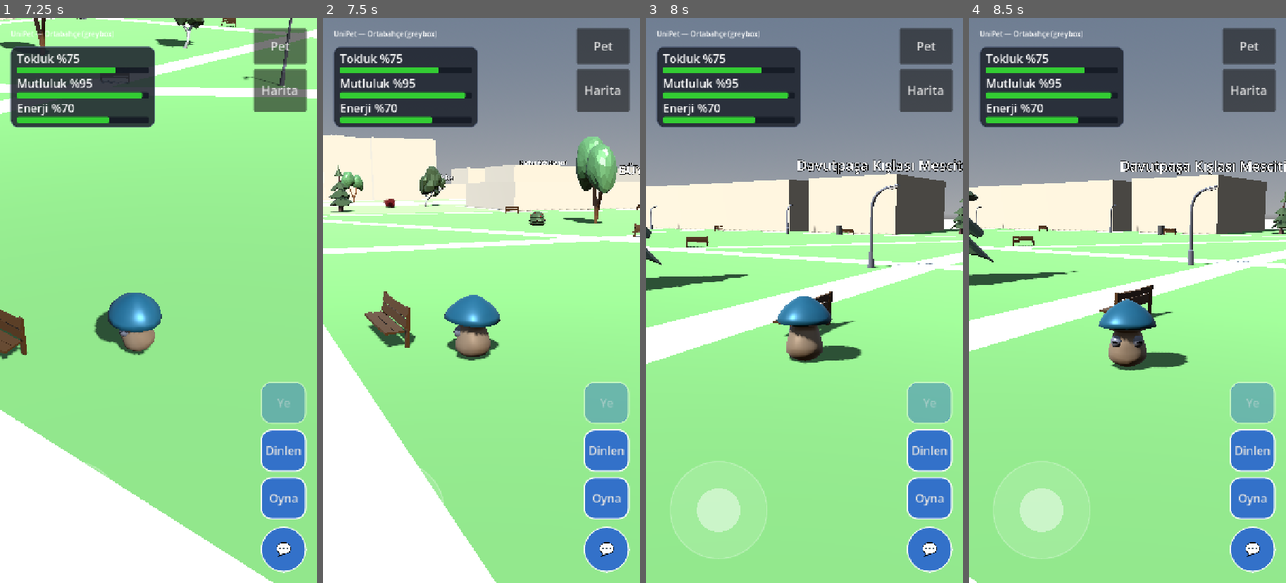
Above: before the commit, frames 1-4 (left to right).
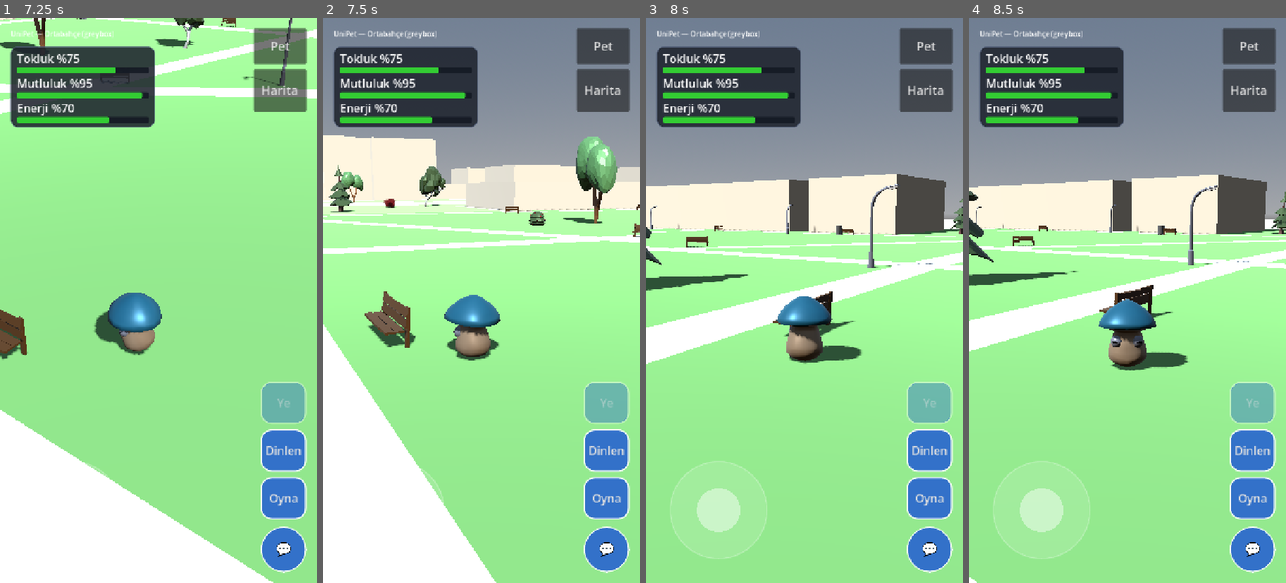
Above: after the commit, the same moments.

Repository: talha24052050/unipet
Game: Godot game, scene res://scenes/main.tscn
The game is run twice, just before and just after one commit, with the same random seed, the same clock (stepped at 60 frames per second) and the same inputs. This scene is started directly instead of the project's main scene.
Inputs (mouse positions are in pixels of both pictures, inside the frame that each line leads up to):
- Up to frame 1 (7.25 s): click "Oyna" at 0.5 s; tap Enter at 1.25 s; move the mouse to (142, 413) at 1.27 s; hold Up (ui_up) 1.28-2 s; click (142, 413) at 1.42 s; drag from (253, 385) to (142, 413) at 2.02 s; click "Pet" at 2.75 s; click "Başla" at 3.5 s; click "Oyna" at 4.25 s; click "Harita" at 5 s; click "Kapat" at 5.75 s; move the mouse to (63, 215) at 6.52 s; hold Left (ui_left) from 6.53 s (still down)
- Up to frame 2 (7.5 s): release Left (ui_left) at 7.25 s; drag from (497, 300) to (386, 215) at 7.27 s
- Up to frame 3 (8 s): no input
- Up to frame 4 (8.5 s): move the mouse to (1079, 159) at 8.02 s; hold Down (ui_down) from 8.03 s (still down)

Frame 1 is identical in both runs. In frame 2, 0.2% of the frame differs, in the area x 2-100%, y 20-29%; in frame 3, 0.6%; in frame 4, 0.7%, in the area x 47-100%, y 25-28%.

Commit message:
Telefon testi: bina adı etiketleri küçültüldü ve 60 m'de kayboluyor (HUD'un üstüne taşıyordu); tools/deploy-phone.ps1 (USB: derle→kur→aç→log→ekran görüntüsü)
Claude-Session: https://claude.ai/code/session_01W3xfYM39N4DkoDcWJ4iSdQ

Diff:
--- a/game/src/world/greybox_builder.gd
+++ b/game/src/world/greybox_builder.gd
@@ -22,6 +22,11 @@
 const AREA_Y: float = 0.02
 const PATH_Y: float = 0.04
 const GROUND_MARGIN: float = 30.0
+## Bina adı etiketi: küçük ve sadece yakındayken.
+const LABEL_FONT_SIZE: int = 64
+const LABEL_PIXEL_SIZE: float = 0.012
+const LABEL_OUTLINE: int = 12
+const LABEL_VISIBLE_DISTANCE: float = 60.0
 ## Yürüme yolunun bina duvarını kestiği yerde açılan geçit (ör. Kışla'nın avlu kapıları).
 const GATE_WIDTH: float = 4.0
 const GATE_HEIGHT: float = 3.2
@@ -244,9 +249,13 @@
 		var label: Label3D = Label3D.new()
 		label.text = label_text
 		label.billboard = BaseMaterial3D.BILLBOARD_ENABLED
-		label.font_size = 96
-		label.pixel_size = 0.02
-		label.outline_size = 16
+		label.font_size = LABEL_FONT_SIZE
+		label.pixel_size = LABEL_PIXEL_SIZE
+		label.outline_size = LABEL_OUTLINE
+		# Uzaktan görünmesin, yakındayken de ekranı kaplamasın (telefonda HUD'un üstüne taşıyordu).
+		label.visibility_range_end = LABEL_VISIBLE_DISTANCE
+		label.visibility_range_end_margin = 10.0
+		label.visibility_range_fade_mode = GeometryInstance3D.VISIBILITY_RANGE_FADE_SELF
 		var c: Vector2 = _polygon_center(poly)
 		if not Geometry2D.is_point_in_polygon(c, poly):
 			c = poly[0]  # halka/U şekilli binada merkez dışarıda kalır (ör. Kışla avlusu)
Not shown, added: tools/deploy-phone.ps1
